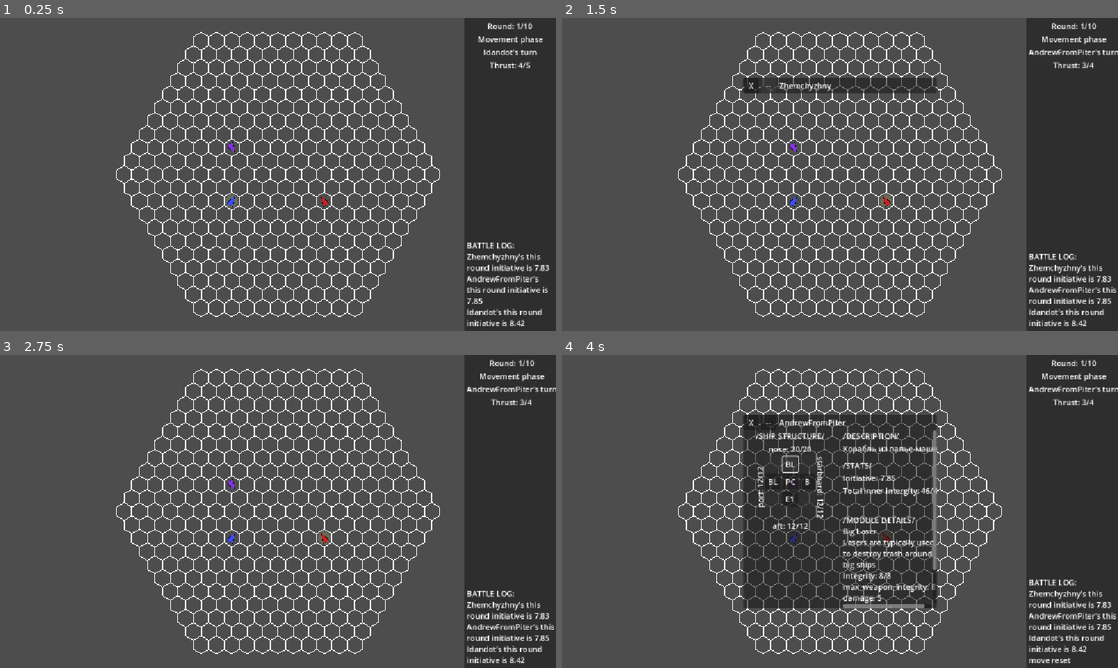
Above: before the commit, frames 1-4 (two rows, left to right).
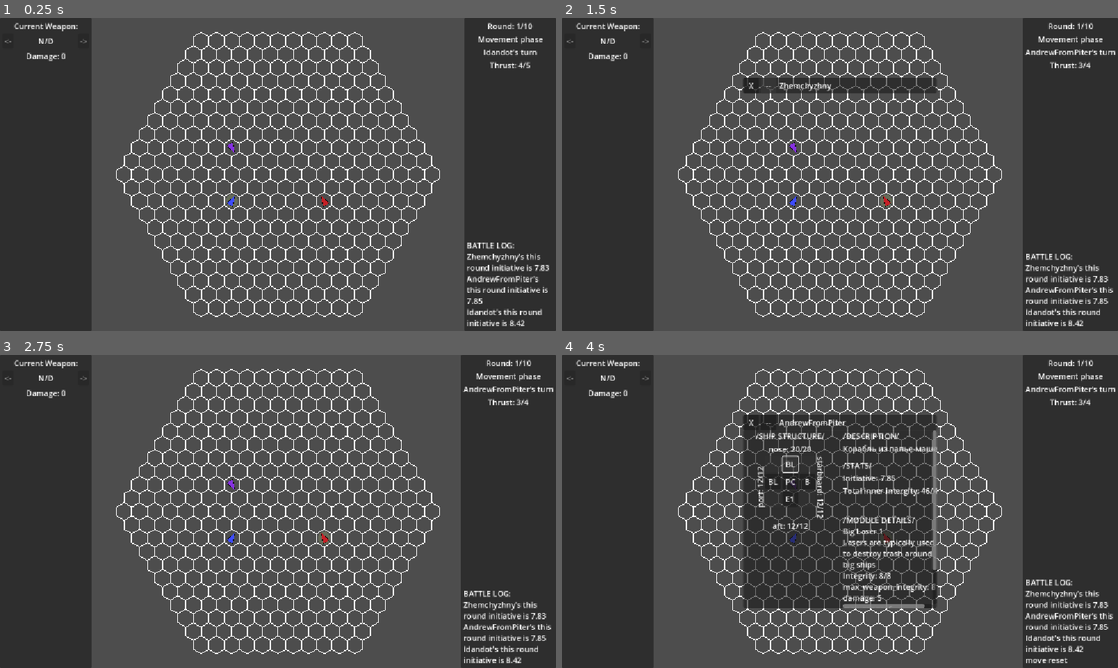
Above: after the commit, the same moments.

Repository: Idandot/Space-Arena
Game: Godot game, scene res://Base Class/Arena.tscn
The game is run twice, just before and just after one commit, with the same random seed, the same clock (stepped at 60 frames per second) and the same inputs.
Inputs (mouse positions are in pixels of both pictures, inside the frame that each line leads up to):
- Up to frame 1 (0.25 s): no input
- Up to frame 2 (1.5 s): tap Enter (end_turn) at 0.5 s; drag from (795, 146) to (684, 174) at 0.52 s; click "--" at 1.25 s
- Up to frame 3 (2.75 s): click "X" at 2 s
- Up to frame 4 (4 s): tap Backspace (reset_move) at 2.75 s; drag from (884, 539) to (684, 511) at 2.77 s; click "BL" at 3.5 s

The runs differ from the first frame. In frame 1, 16% of the frame differs, in the area x 0-17%, y 0-100%; in frame 2, 19%; in frame 3, 19%; in frame 4, 19%, in the area x 0-100%, y 0-100%.

Commit message:
0.1.9.4 CurrentWeaponUI
- New CurrentWeaponUI handles showing the player which weapon is currently active and show damage stats
- Arena scene was divided into main Arena and ArenaUI scene (too much nodes in one tree)
- GameEvents: new signal active_weapon_changed
- ShipLayout now indexes modules with same name to differentiate between them
- WCS: fixed bug with target marker not disappearing after action phase
- WCS: emits signal when changes weapon
- Bulkhead: fills fluff information in setup (and not _ready) like other modules
- Module: now stores instance_index and adds it to name when displayed

Known bugs:
- Sometimes actor outside arc is considered target (probably another problem with asynchronous position updating, fuck)

Diff:
--- a/Autoload Class/GameEvents.gd
+++ b/Autoload Class/GameEvents.gd
@@ -14,3 +14,5 @@
 signal target_change(to_actor: Actor)
 @warning_ignore("unused_signal")
 signal toggle_target(visibility: bool)
+@warning_ignore("unused_signal")
+signal active_weapon_changed(weapon: Weapon)
--- a/Base Class/Arena.tscn
+++ b/Base Class/Arena.tscn
@@ -10,16 +10,13 @@
 [ext_resource type="Script" uid="uid://3ie11nou16mr" path="res://Autoload Class/TurnManager.gd" id="6_5jmcn"]
 [ext_resource type="Resource" uid="uid://b0rvuhkbh4shv" path="res://Resources/ActorConfigs/Idandot.tres" id="6_7idsn"]
 [ext_resource type="Script" uid="uid://cemxx5dpd6xcu" path="res://Resources/GameConfig.gd" id="6_e5ake"]
-[ext_resource type="Script" uid="uid://dvhdky2xyyqyb" path="res://Autoload Class/UIManager.gd" id="7_2o31o"]
 [ext_resource type="Script" uid="uid://c2i0bwjpb7opy" path="res://Base Class/TargetManager.gd" id="9_iroh1"]
+[ext_resource type="PackedScene" uid="uid://sygaawqoonor" path="res://Base Class/ArenaUI.tscn" id="12_iroh1"]
 
 [sub_resource type="Resource" id="Resource_c5xbw"]
 script = ExtResource("6_e5ake")
 actors_data = Array[ExtResource("3_7idsn")]([ExtResource("4_xf6yu"), ExtResource("5_8rq1b"), ExtResource("6_7idsn")])
 metadata/_custom_type_script = "uid://cemxx5dpd6xcu"
-
-[sub_resource type="Theme" id="Theme_7idsn"]
-default_font_size = 128
 
 [node name="Arena" type="Node2D"]
 script = ExtResource("1_q4evv")
@@ -40,78 +37,4 @@
 [node name="TurnManager" type="Node" parent="."]
 script = ExtResource("6_5jmcn")
 
-[node name="CanvasLayer" type="CanvasLayer" parent="." node_paths=PackedStringArray("thrust_label", "round_label", "phase_label", "actor_label", "game_log_label", "game_over_label")]
-script = ExtResource("7_2o31o")
-thrust_label = NodePath("Panel/MarginContainer/VBoxContainer/ThrustLabel")
-round_label = NodePath("Panel/MarginContainer/VBoxContainer/RoundLabel")
-phase_label = NodePath("Panel/MarginContainer/VBoxContainer/PhaseLabel")
-actor_label = NodePath("Panel/MarginContainer/VBoxContainer/ActorLabel")
-game_log_label = NodePath("Panel/MarginContainer/VBoxContainer/GameLogLabel")
-game_over_label = NodePath("GameOverLabel")
-
-[node name="GameOverLabel" type="Label" parent="CanvasLayer"]
-visible = false
-offset_right = 1152.0
-offset_bottom = 648.0
-theme = SubResource("Theme_7idsn")
-text = "GAME OVER"
-horizontal_alignment = 1
-vertical_alignment = 1
-
-[node name="Panel" type="Panel" parent="CanvasLayer"]
-offset_left = 962.0
-offset_right = 1152.0
-offset_bottom = 648.0
-
-[node name="MarginContainer" type="MarginContainer" parent="CanvasLayer/Panel"]
-layout_mode = 0
-offset_right = 190.0
-offset_bottom = 648.0
-theme_override_constants/margin_left = 5
-theme_override_constants/margin_top = 5
-theme_override_constants/margin_right = 5
-theme_override_constants/margin_bottom = 5
-
-[node name="VBoxContainer" type="VBoxContainer" parent="CanvasLayer/Panel/MarginContainer"]
-layout_mode = 2
-
-[node name="RoundLabel" type="Label" parent="CanvasLayer/Panel/MarginContainer/VBoxContainer"]
-layout_mode = 2
-text = "Turn Label"
-horizontal_alignment = 1
-vertical_alignment = 1
-
-[node name="PhaseLabel" type="Label" parent="CanvasLayer/Panel/MarginContainer/VBoxContainer"]
-layout_mode = 2
-text = "Phase Label"
-horizontal_alignment = 1
-vertical_alignment = 1
-
-[node name="ActorLabel" type="Label" parent="CanvasLayer/Panel/MarginContainer/VBoxContainer"]
-layout_mode = 2
-text = "Actor Label"
-horizontal_alignment = 1
-vertical_alignment = 1
-
-[node name="ThrustLabel" type="Label" parent="CanvasLayer/Panel/MarginContainer/VBoxContainer"]
-layout_mode = 2
-text = "Thrust Label"
-horizontal_alignment = 1
-vertical_alignment = 1
-
-[node name="GameLogLabel" type="RichTextLabel" parent="CanvasLayer/Panel/MarginContainer/VBoxContainer"]
-layout_mode = 2
-size_flags_vertical = 3
-text = "BATTLE LOG:
-"
-scroll_following = true
-vertical_alignment = 2
-
-[node name="InspectorParent" type="Control" parent="CanvasLayer"]
-layout_mode = 3
-anchors_preset = 15
-anchor_right = 1.0
-anchor_bottom = 1.0
-grow_horizontal = 2
-grow_vertical = 2
-mouse_filter = 2
+[node name="CanvasLayer" parent="." instance=ExtResource("12_iroh1")]
--- /dev/null
+++ b/Base Class/ArenaUI.tscn
@@ -0,0 +1,137 @@
+[gd_scene load_steps=4 format=3 uid="uid://sygaawqoonor"]
+
+[ext_resource type="Script" uid="uid://dvhdky2xyyqyb" path="res://Autoload Class/UIManager.gd" id="1_dqrmg"]
+[ext_resource type="Script" uid="uid://c2wl55leenqj7" path="res://Base Class/CurrentWeaponUI.gd" id="2_r1gao"]
+
+[sub_resource type="Theme" id="Theme_7idsn"]
+default_font_size = 128
+
+[node name="CanvasLayer" type="CanvasLayer" node_paths=PackedStringArray("thrust_label", "round_label", "phase_label", "actor_label", "game_log_label", "game_over_label")]
+script = ExtResource("1_dqrmg")
+thrust_label = NodePath("RightPanel/MarginContainer/VBoxContainer/ThrustLabel")
+round_label = NodePath("RightPanel/MarginContainer/VBoxContainer/RoundLabel")
+phase_label = NodePath("RightPanel/MarginContainer/VBoxContainer/PhaseLabel")
+actor_label = NodePath("RightPanel/MarginContainer/VBoxContainer/ActorLabel")
+game_log_label = NodePath("RightPanel/MarginContainer/VBoxContainer/GameLogLabel")
+game_over_label = NodePath("GameOverLabel")
+
+[node name="GameOverLabel" type="Label" parent="."]
+visible = false
+offset_right = 1152.0
+offset_bottom = 648.0
+theme = SubResource("Theme_7idsn")
+text = "GAME OVER"
+horizontal_alignment = 1
+vertical_alignment = 1
+
+[node name="RightPanel" type="PanelContainer" parent="."]
+anchors_preset = 11
+anchor_left = 1.0
+anchor_right = 1.0
+anchor_bottom = 1.0
+offset_left = -190.0
+grow_horizontal = 0
+grow_vertical = 2
+
+[node name="MarginContainer" type="MarginContainer" parent="RightPanel"]
+layout_mode = 2
+theme_override_constants/margin_left = 5
+theme_override_constants/margin_top = 5
+theme_override_constants/margin_right = 5
+theme_override_constants/margin_bottom = 5
+
+[node name="VBoxContainer" type="VBoxContainer" parent="RightPanel/MarginContainer"]
+layout_mode = 2
+
+[node name="RoundLabel" type="Label" parent="RightPanel/MarginContainer/VBoxContainer"]
+layout_mode = 2
+text = "Turn Label"
+horizontal_alignment = 1
+vertical_alignment = 1
+
+[node name="PhaseLabel" type="Label" parent="RightPanel/MarginContainer/VBoxContainer"]
+layout_mode = 2
+text = "Phase Label"
+horizontal_alignment = 1
+vertical_alignment = 1
+
+[node name="ActorLabel" type="Label" parent="RightPanel/MarginContainer/VBoxContainer"]
+layout_mode = 2
+text = "Actor Label"
+horizontal_alignment = 1
+vertical_alignment = 1
+
+[node name="ThrustLabel" type="Label" parent="RightPanel/MarginContainer/VBoxContainer"]
+layout_mode = 2
+text = "Thrust Label"
+horizontal_alignment = 1
+vertical_alignment = 1
+
+[node name="GameLogLabel" type="RichTextLabel" parent="RightPanel/MarginContainer/VBoxContainer"]
+layout_mode = 2
+size_flags_vertical = 3
+text = "BATTLE LOG:
+"
+scroll_following = true
+vertical_alignment = 2
+
+[node name="LeftPanel" type="PanelContainer" parent="."]
+anchors_preset = 9
+anchor_bottom = 1.0
+offset_right = 190.0
+grow_vertical = 2
+
+[node name="MarginContainer" type="MarginContainer" parent="LeftPanel"]
+layout_mode = 2
+theme_override_constants/margin_left = 5
+theme_override_constants/margin_top = 5
+theme_override_constants/margin_right = 5
+theme_override_constants/margin_bottom = 5
+
+[node name="VBoxContainer" type="VBoxContainer" parent="LeftPanel/MarginContainer"]
+layout_mode = 2
+
+[node name="CurrentWeaponLabel" type="Label" parent="LeftPanel/MarginContainer/VBoxContainer"]
+layout_mode = 2
+text = "Current Weapon:"
+horizontal_alignment = 1
+vertical_alignment = 1
+
+[node name="HBoxContainer" type="HBoxContainer" parent="LeftPanel/MarginContainer/VBoxContainer" node_paths=PackedStringArray("prev_weapon_button", "next_weapon_button", "weapon_label", "damage_label")]
+layout_mode = 2
+script = ExtResource("2_r1gao")
+prev_weapon_button = NodePath("PrevWeaponButton")
+next_weapon_button = NodePath("NextWeaponButton")
+weapon_label = NodePath("WeaponLabel")
+damage_label = NodePath("../DamageLabel")
+
+[node name="PrevWeaponButton" type="Button" parent="LeftPanel/MarginContainer/VBoxContainer/HBoxContainer"]
+layout_mode = 2
+text = "<-"
+
+[node name="WeaponLabel" type="Label" parent="LeftPanel/MarginContainer/VBoxContainer/HBoxContainer"]
+layout_mode = 2
+size_flags_horizontal = 3
+text = "N/D"
+horizontal_alignment = 1
+vertical_alignment = 1
+
+[node name="NextWeaponButton" type="Button" parent="LeftPanel/MarginContainer/VBoxContainer/HBoxContainer"]
+layout_mode = 2
+tooltip_text = "Next weapon. [Q]"
+text = "->"
+
+[node name="DamageLabel" type="Label" parent="LeftPanel/MarginContainer/VBoxContainer"]
+layout_mode = 2
+text = "Damage: 0"
+horizontal_alignment = 1
+vertical_alignment = 1
+
+[node name="InspectorParent" type="Control" parent="."]
+layout_mode = 3
+anchors_preset = 15
+anchor_right = 1.0
+anchor_bottom = 1.0
+grow_horizontal = 2
+grow_vertical = 2
+mouse_filter = 2
--- /dev/null
+++ b/Base Class/CurrentWeaponUI.gd
@@ -0,0 +1,33 @@
+extends HBoxContainer
+
+@export var prev_weapon_button: Button
+@export var next_weapon_button: Button
+@export var weapon_label: Label
+@export var damage_label: Label
+var weapon_shown: Weapon
+
+func _ready() -> void:
+	GameEvents.active_weapon_changed.connect(_on_active_weapon_changed)
+	TurnManager.phase_started.connect(_on_phase_started)
+
+func _on_active_weapon_changed(weapon: Weapon) -> void:
+	if weapon_label == null:
+		return
+	if weapon == null:
+		weapon_label.text = "N/D"
+		damage_label.text = "Damage: 0"
+		return
+	weapon_label.text = weapon.module_name
+	damage_label.text = "Damage: %d" % weapon.weapon_stats.damage
+
+func _on_phase_started(phase: Enums.game_states) -> void:
+	if phase != Enums.game_states.ACTION:
+		weapon_label.text = "N/D"
+		damage_label.text = "Damage: 0"
+		prev_weapon_button.disabled = true
+		next_weapon_button.disabled = true
+		return
+
+	prev_weapon_button.disabled = false
+	next_weapon_button.disabled = false
+	return
--- a/Base Class/ShipLayout.gd
+++ b/Base Class/ShipLayout.gd
@@ -47,15 +47,33 @@
 	modules.clear()
 	if config.modules == null:
 		push_warning("ShipLayout: config is not provided")
+		return
+
+	var type_counts: Dictionary[StringName, int] = {}
 
 	for placement in config.modules:
 		if modules.has(placement.position):
 			push_warning("ShipLayout: %s is already taken"% placement.position)
+			continue
+
+		var module_config = placement.config
+		var module_name: String
+		if module_config != null:
+			module_name = module_config.get("config_name")
+		else:
+			module_name = placement.type
+
+		if not type_counts.has(module_name):
+			type_counts[module_name] = 0
+		type_counts[module_name] += 1
+
+		var instance_i: int = type_counts[module_name]
 
 		var module = ModuleFactory.create(parent, placement.type, placement.config)
 		if module == null:
 			continue
 
+		module.instance_index = instance_i
 		module.grid_position = placement.position
 		module.ship_layout = self
 		add_child(module)
--- a/Base Class/WeaponControlSystem.gd
+++ b/Base Class/WeaponControlSystem.gd
@@ -11,6 +11,7 @@
 	_ship_layout.ship_layout_setup_ended.connect(setup)
 	_actor = _ship_layout.get_parent()
 	_actor.turn_started.connect(_on_turn_started)
+	TurnManager.round_started.connect(_on_round_started)
 
 func setup() -> void:
 	_ship_layout.highlight_changed.connect(update_weapon_highlight)
@@ -63,6 +64,8 @@
 func select_next_operational_weapon() -> void:
 	if weapons.is_empty():
 		_current_weapon_index = -1
+		GameEvents.toggle_target.emit(false)
+		GameEvents.active_weapon_changed.emit(null)
 		return
 
 	var _start_index = _current_weapon_index
@@ -72,10 +75,12 @@
 		_current_weapon_index = (_current_weapon_index + 1) % _count
 		if weapons[_current_weapon_index].weapon_active:
 			weapons[_current_weapon_index].next_target()
+			GameEvents.active_weapon_changed.emit(weapons[_current_weapon_index])
 			return
 
 	_current_weapon_index = -1
 	GameEvents.toggle_target.emit(false)
+	GameEvents.active_weapon_changed.emit(null)
 
 func _get_operational_weapons_count() -> int:
 	var count = 0
@@ -88,3 +93,7 @@
 	if phase != Enums.game_states.ACTION:
 		return
 	next_weapon()
+
+func _on_round_started(_round: int) -> void:
+	GameEvents.toggle_target.emit(false)
+	return
--- a/Modules/Bulkhead.gd
+++ b/Modules/Bulkhead.gd
@@ -4,7 +4,7 @@
 func get_available_actions() -> Array[Action]:
 	return []
 
-func _ready() -> void:
+func setup(_config: Resource) -> void:
 	module_name = "Bulkhead"
 	module_acronym = "B"
 	description = "Module that just tanks damage"
--- a/Modules/Controller.gd
+++ b/Modules/Controller.gd
@@ -9,6 +9,5 @@
 func setup(_config: Resource) -> void:
 	parent.turn_started.connect(_take_control)
 
-
 @abstract
 func _take_control(_actor: Actor, _phase: Enums.game_states) -> void
--- a/Modules/Module.gd
+++ b/Modules/Module.gd
@@ -3,7 +3,9 @@
 class_name Module
 
 #FLUFF
-var module_name: String
+var module_name: String:
+	get():
+		return "%s %d" % [module_name, instance_index]
 var module_acronym: String = "M1"
 var description: String
 
@@ -15,6 +17,7 @@
 var ship_layout: ShipLayout
 var parent: Actor
 var _integrity: Integrity
+var instance_index: int
 
 @abstract
 func get_available_actions() -> Array[Action]
Not shown: 1 places in Base Class/Arena.tscn that only renumber resources
